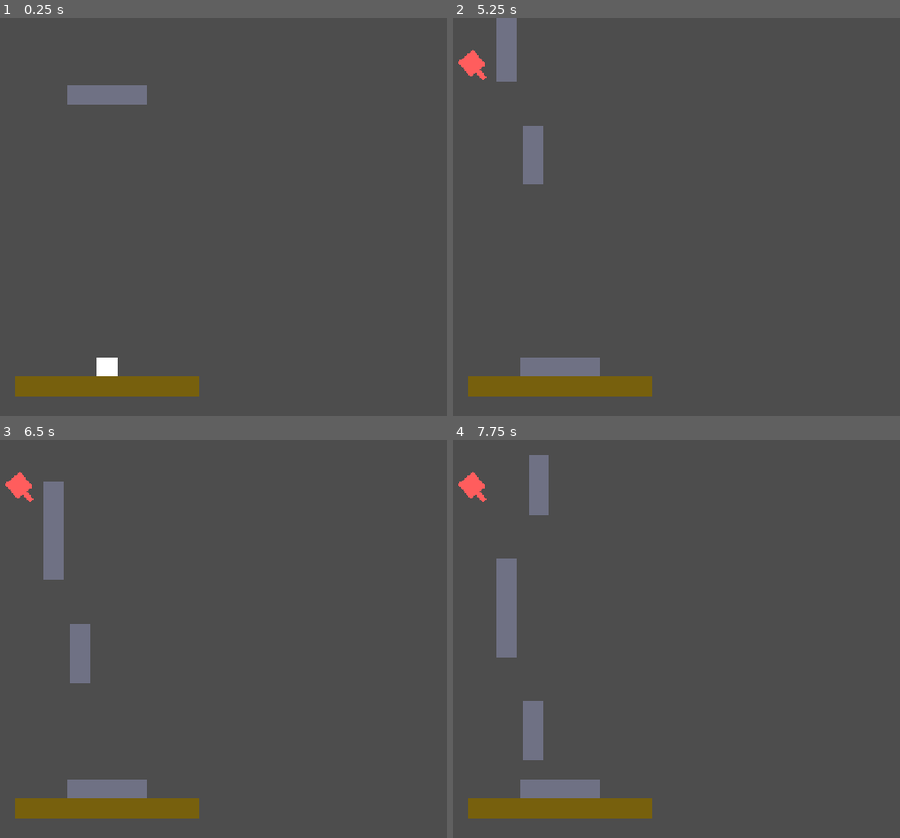
Above: before the commit, frames 1-4 (two rows, left to right).
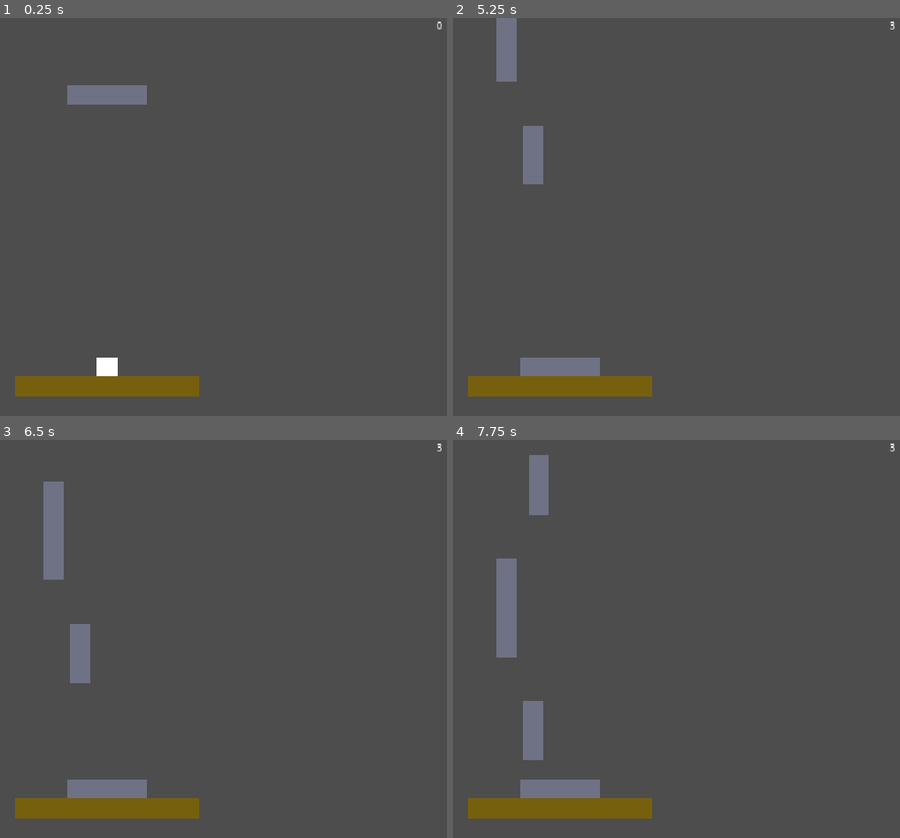
Above: after the commit, the same moments.

Repository: NxtCreator/heap
Game: Godot game, scene res://scenes/main.tscn
The game is run twice, just before and just after one commit, with the same random seed, the same clock (stepped at 60 frames per second) and the same inputs.
Inputs (mouse positions are in pixels of both pictures, inside the frame that each line leads up to):
- Up to frame 1 (0.25 s): no input
- Up to frame 2 (5.25 s): tap Enter at 0.5 s; move the mouse to (716, 197) at 0.52 s; hold Right (move_right) 0.53-2.03 s; tap Alt every 1.5 s from 0.6 to 5.1 s; click (716, 197) at 0.67 s; tap Up (move_up) at 0.77, 1.52, 3.02, 3.77, 4.52 s; move the mouse to (outside the picture) at 1.27 s; tap Shift at 1.35, 2.85, 4.35 s; move the mouse to (631, 129) at 2.02 s; hold Left (move_left) 2.03-2.78 s; move the mouse to (524, 296) at 2.77 s; hold Right (move_right) 2.78-4.28 s; click (524, 296) at 2.92 s; move the mouse to (770, 276) at 3.52 s; move the mouse to (outside the picture) at 4.27 s; hold Left (move_left) 4.28-5.03 s; move the mouse to (596, 217) at 5.02 s; hold Right (move_right) from 5.03 s (still down); click (596, 217) at 5.17 s
- Up to frame 3 (6.5 s): move the mouse to (0, 539) at 5.77 s; release Right (move_right) at 5.78 s; hold Left (move_left) from 5.78 s (still down); tap Shift at 5.85 s; tap Up (move_up) at 6.02 s
- Up to frame 4 (7.75 s): move the mouse to (716, 619) at 6.52 s; tap Alt at 6.6 s; tap Up (move_up) at 6.77, 7.52 s; move the mouse to (outside the picture) at 7.27 s; release Left (move_left) at 7.28 s; hold Right (move_right) from 7.28 s (still down); tap Shift at 7.35 s; click (outside the picture) at 7.42 s

The runs differ from the first frame. In frame 1, less than 0.1% of the frame differs, in the area x 97-99%, y 0-3%; in frame 2, 0.3%, in the area x 1-99%, y 0-16%; in frame 3, 0.3%; in frame 4, 0.3%.

Commit message:
Show climbed height on screen with a Label on a CanvasLayer

Diff:
--- a/scenes/main.tscn
+++ b/scenes/main.tscn
@@ -37,7 +37,16 @@
 
 [node name="EnemyTimer" type="Timer" parent="." unique_id=446486266]
 wait_time = 5.0
-autostart = true
+
+[node name="CanvasLayer" type="CanvasLayer" parent="." unique_id=251631521]
+
+[node name="ScoreLabel" type="Label" parent="CanvasLayer" unique_id=891916763]
+anchors_preset = 1
+anchor_left = 1.0
+anchor_right = 1.0
+offset_left = -40.0
+offset_bottom = 23.0
+grow_horizontal = 0
 
 [connection signal="timeout" from="Timer" to="." method="_on_timer_timeout"]
 [connection signal="timeout" from="EnemyTimer" to="." method="_on_enemy_timer_timeout"]
--- a/scripts/main.gd
+++ b/scripts/main.gd
@@ -25,10 +25,15 @@
 
 func _process(_delta: float) -> void:
 	$Camera2D.position.y = lerp($Camera2D.position.y, camera_target_y, 0.5)
+	var player = get_tree().get_first_node_in_group("player")
+	if player == null:
+		return
 
+	$CanvasLayer/ScoreLabel.text = str(player.best_height)
 
-func _on_enemy_timer_timeout() -> void:
-	if get_tree().get_first_node_in_group("enemies") == null:
-		var enemy = ENEMY.instantiate()
-		$Camera2D.add_child(enemy)
-		enemy.position = Vector2(randf_range(-300, 300), -250)
+# Shelved for now
+#func _on_enemy_timer_timeout() -> void:
+	#if get_tree().get_first_node_in_group("enemies") == null:
+		#var enemy = ENEMY.instantiate()
+		#$Camera2D.add_child(enemy)
+		#enemy.position = Vector2(randf_range(-300, 300), -250)
